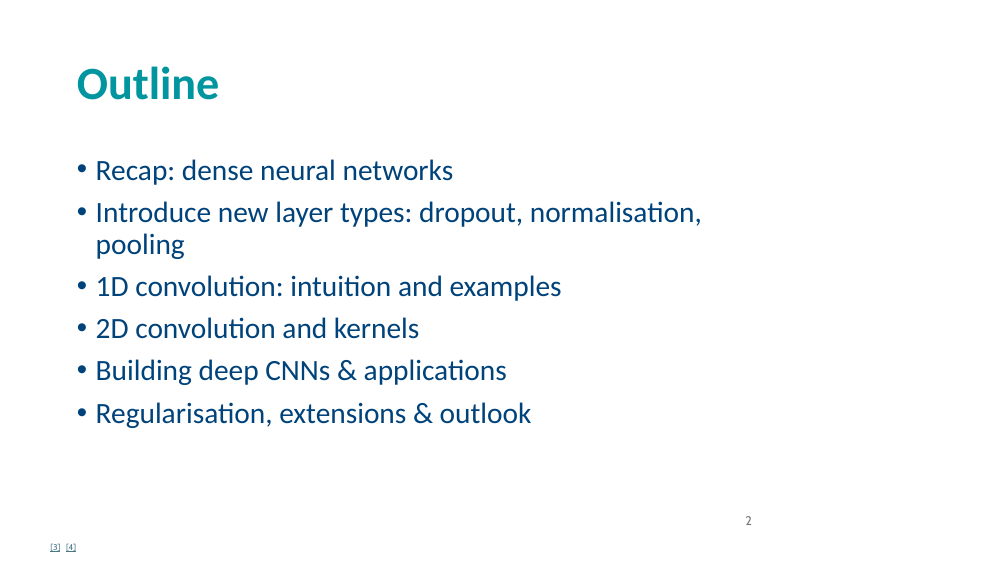
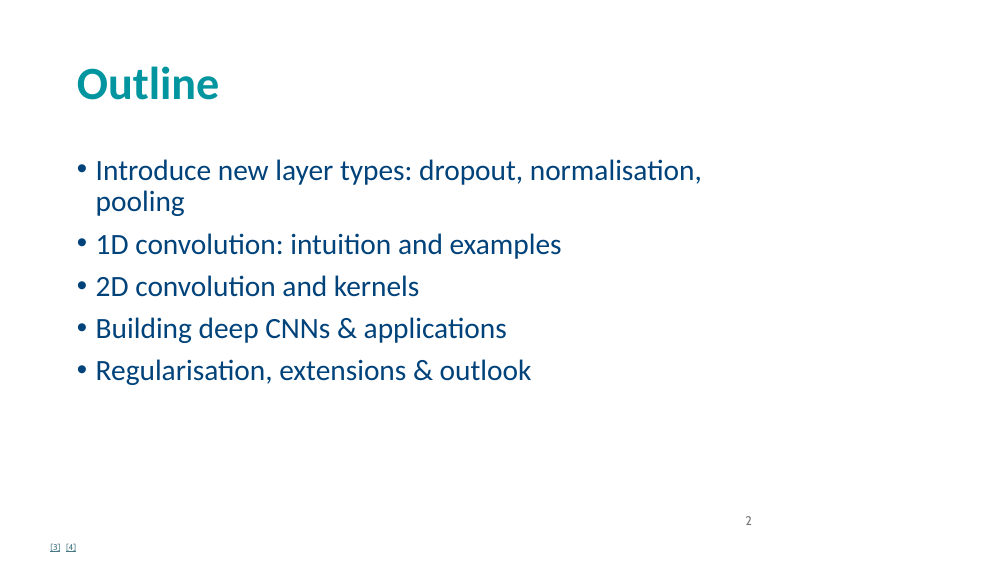
Before and after one commit to andrewcparnell/STAT41130, a slide deck: slide 2 of slides/day 2/D2C2_DL_CNN.pptx. Drawn at 1008x567 pixels with LibreOffice and Linux fonts; fonts in the diff are those of the drawing; background and template pictures are left out. Boxes give left, top, right and bottom in pixels: in the first picture for what was removed or moved away, otherwise in the second. Text is boxed around its words. In the diff, an @@ line names an element or a change of style, - is before the commit and + after.

```diff
--- a/slides/day 2/D2C2_DL_CNN.pptx
+++ b/slides/day 2/D2C2_DL_CNN.pptx
@@ text at bbox=[96, 159, 454, 185]: paragraph removed @@
-• Recap: dense neural networks
```
Also in this commit, not shown: 3 other slides changed, 4 other files.
